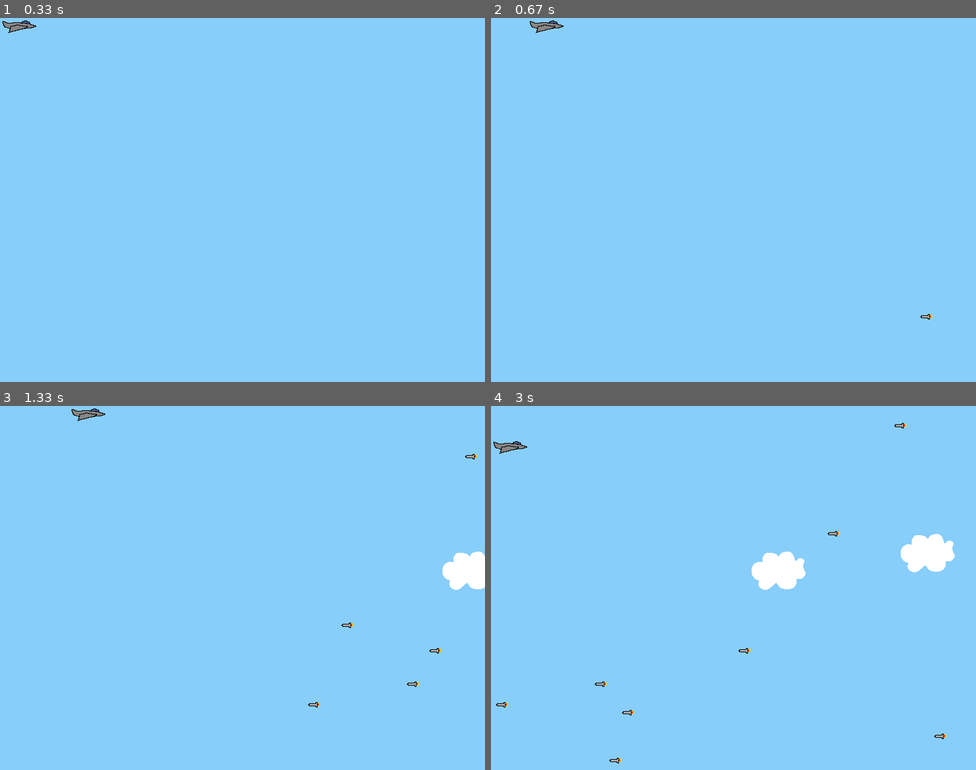
Above: before the commit, frames 1-4 (two rows, left to right).
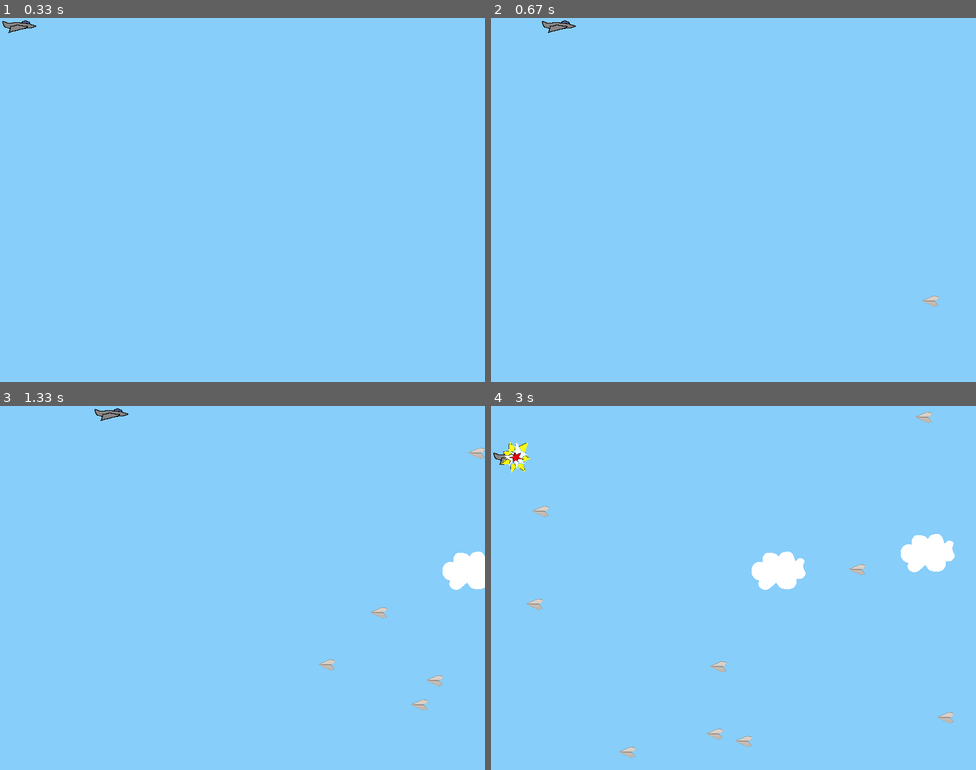
Above: after the commit, the same moments.

Repository: EliasSage/Project-PyGame
Game: pygame game, started from py_tut_with_images.py
The game is run twice, just before and just after one commit, with the same random seed, the same clock (stepped at 60 frames per second) and the same inputs.
Inputs:
- Up to frame 1 (0.33 s): no input
- Up to frame 2 (0.67 s): hold Right from 0.33 s (still down)
- Up to frame 3 (1.33 s): release Right at 0.8 s; hold Up 0.83-1.13 s; hold Right from 1.17 s (still down)
- Up to frame 4 (3 s): release Right at 1.63 s; hold Left 1.67-2.2 s; hold Down 2.23-2.53 s; hold Left 2.57-2.97 s

Frame 1 is identical in both runs. In frame 2, 0.2% of the frame differs, in the area x 8-93%, y 0-83%; in frame 3, 0.6%; in frame 4, 1.1%, in the area x 0-96%, y 1-99%.

Commit message:
Minor changes to enemies and player

Diff:
--- a/py_tut_with_images.py
+++ b/py_tut_with_images.py
@@ -58,15 +58,15 @@
     # Multiply velocity by step to make it independent of framerate (as much as possible)
     def update(self, pressed_keys):
         if pressed_keys[K_UP]:
-            self.rect.move_ip(0, round(-5 * step))
+            self.rect.move_ip(0, round(-6 * step))
             move_up_sound.play()
         if pressed_keys[K_DOWN]:
-            self.rect.move_ip(0, round(5 * step))
+            self.rect.move_ip(0, round(6 * step))
             move_down_sound.play()
         if pressed_keys[K_LEFT]:
-            self.rect.move_ip(round(-5 * step), 0)
+            self.rect.move_ip(round(-6 * step), 0)
         if pressed_keys[K_RIGHT]:
-            self.rect.move_ip(round(5 * step), 0)
+            self.rect.move_ip(round(6 * step), 0)
 
         # Keep player on the screen
         if self.rect.left < 0:
@@ -91,7 +91,7 @@
 class Enemy(pygame.sprite.Sprite):
     def __init__(self):
         super(Enemy, self).__init__()
-        self.surf = pygame.image.load("missile.png").convert()
+        self.surf = pygame.image.load("paper_plane.png").convert_alpha()
         self.surf.set_colorkey((255, 255, 255), RLEACCEL)
         # The starting position is randomly generated, as is the speed
         self.rect = self.surf.get_rect(
@@ -100,12 +100,18 @@
                 random.randint(0, SCREEN_HEIGHT),
             )
         )
-        self.speed = random.randint(5, 20)
+        self.speed = random.randint(5, 15)
+        self.direction = random.choice([1, -1]) # 1 = up, -1 = down
 
     # Move the enemy based on speed
+    # Change up/down direction when it reaches edge of screen
     # Remove it when it passes the left edge of the screen
     def update(self):
-        self.rect.move_ip(round(-self.speed * step), 0)
+        self.rect.move_ip(round(-self.speed * step), round(self.direction * step))
+        if self.rect.top < 0:
+            self.direction = 1
+        if self.rect.bottom > SCREEN_HEIGHT:
+            self.direction = -1
         if self.rect.right < 0:
             self.kill()
 
@@ -429,6 +435,7 @@
     # Update Gunner
     gunner.update()
 
+
     # Fill the screen with sky blue
     screen.fill((135, 206, 250))
 
Binary file added: paper_plane.png
